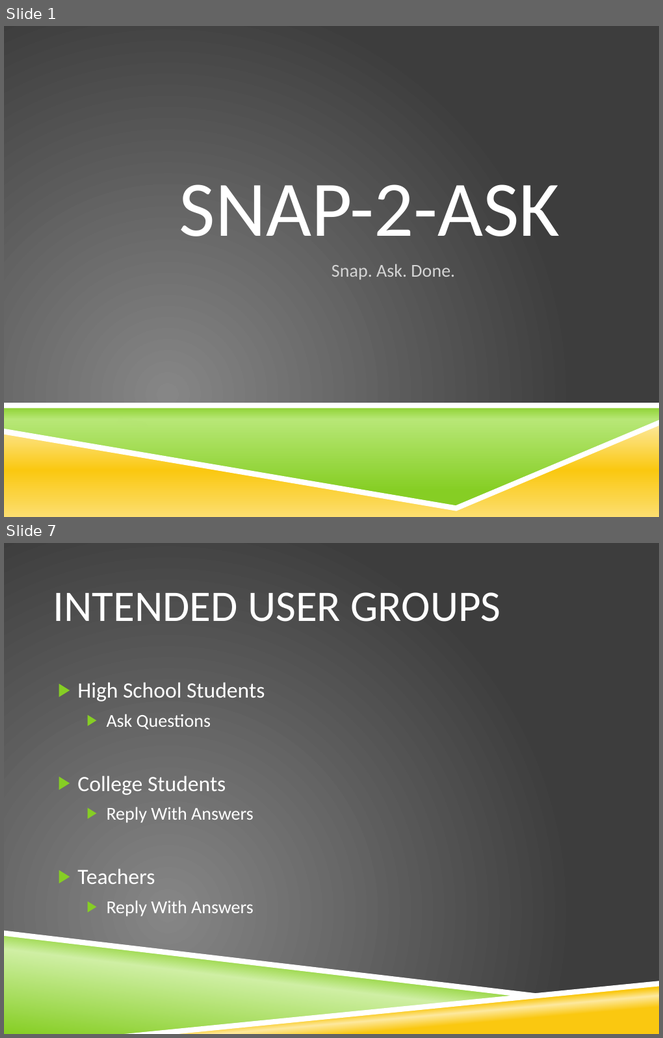
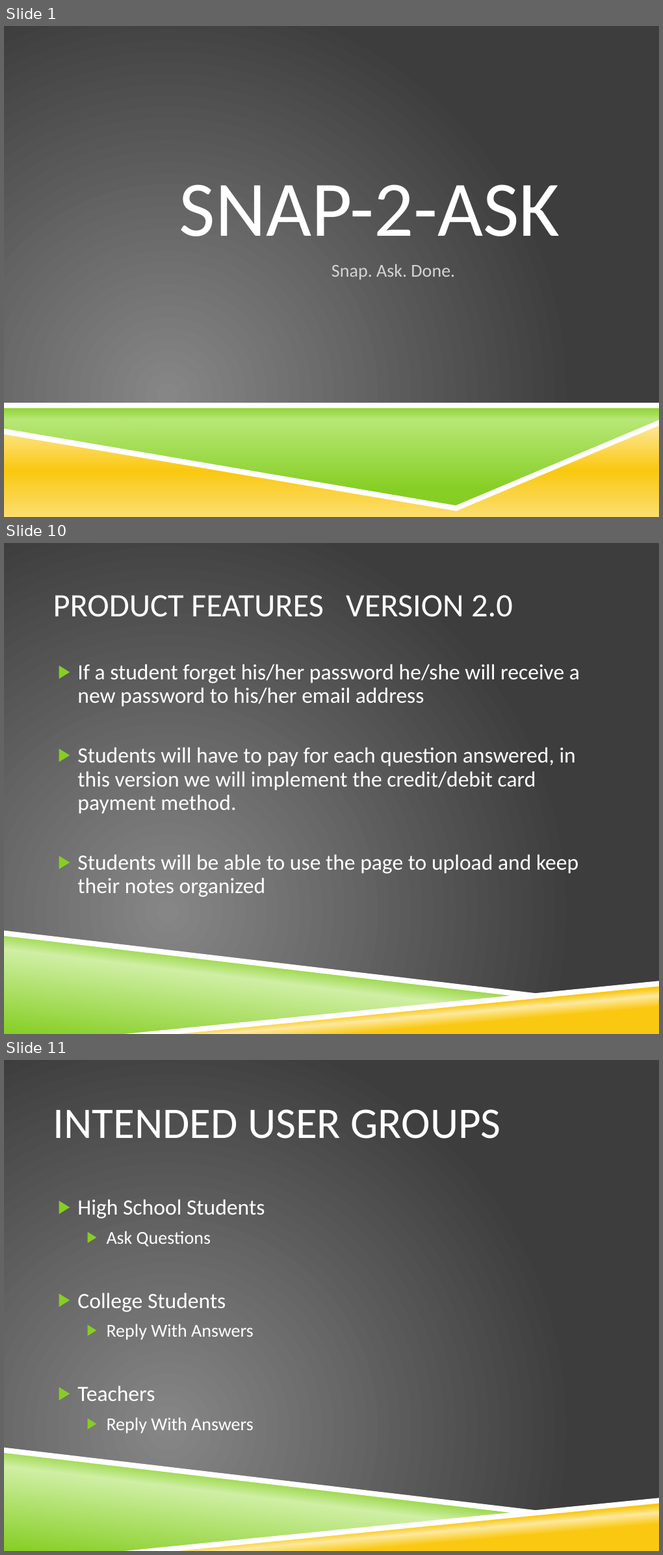
Before and after one commit to razfriman/Snap2Ask, a slide deck: Proposal.pptx. Shown one above the other, each under a label of ours: slides 1 and 7 before the commit, slides 1, 10 and 11 after it; the slides between them are not shown. The pictures are 663x1038 and 663x1555 pixels, drawn with LibreOffice and Linux fonts; fonts in the diff are those of the drawing; background and template pictures are left out. Boxes give left, top, right and bottom in pixels: in the first picture for what was removed or moved away, otherwise in the second. Text is boxed around its words. In the diff, an @@ line names an element or a change of style, - is before the commit and + after.

Commit message:
added features version 2.0 and thank you slide

```diff
--- a/Proposal.pptx
+++ b/Proposal.pptx
@@ slide 10 added at bbox=[4, 543, 659, 1034], background picture (left out); not listed: 4 template elements that a slide beside it also shows @@
@@ title added at bbox=[53, 595, 513, 617], 36 pt, text #FFFFFF @@
+PRODUCT FEATURES VERSION 2.0
@@ text added at bbox=[77, 664, 580, 897], 24 pt, text #FFFFFF @@
+▶ If a student forget his/her password he/she will receive a new password to his/her email address
+▶ Students will have to pay for each question answered, in this version we will implement the credit/debit card payment method.
+▶ Students will be able to use the page to upload and keep their notes organized
@@ what was slide 7 is now slide 11 @@
```
Also in this commit, not shown: 5 slides changed, 4 other slides added.
